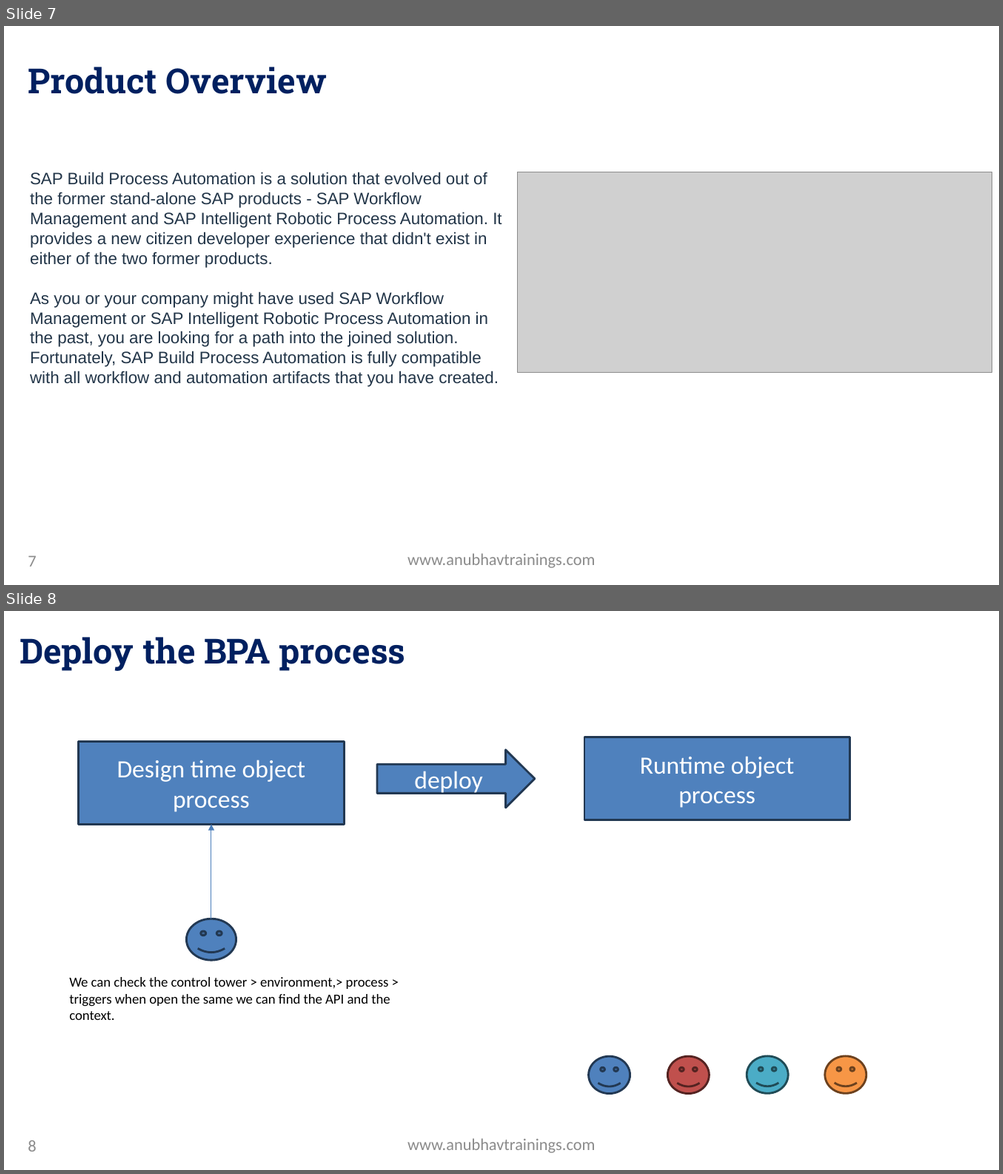
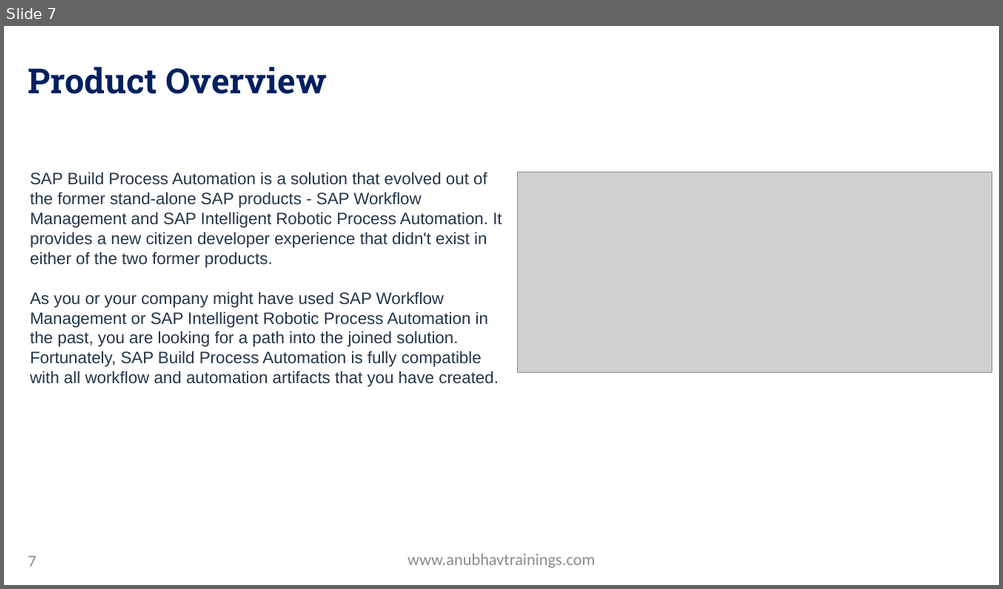
Before and after one commit to soyuztechnologies/SAP_BTP_Build_Apps_Training, a slide deck: Day 8/Day 8 -Build Apps Training.pptx. Shown one above the other, each under a label of ours: slides 7 and 8 before the commit, slide 7 after it. The pictures are 1003x1174 and 1003x589 pixels, drawn with LibreOffice and Linux fonts; fonts in the diff are those of the drawing; grey boxes stand for pictures; background and template pictures are left out. Boxes give left, top, right and bottom in pixels: in the first picture for what was removed or moved away, otherwise in the second. Text is boxed around its words. In the diff, an @@ line names an element or a change of style, - is before the commit and + after.

```diff
--- a/Day 8/Day 8 -Build Apps Training.pptx
+++ b/Day 8/Day 8 -Build Apps Training.pptx
@@ slide 8 removed at (4,611,999,1170), background picture (left out) @@
@@ title removed at (20,637,406,671) @@
-Deploy the BPA process
@@ rectangle removed at (79,741,344,824) @@
-Design time object
-process
@@ rectangle removed at (584,737,849,820) @@
-Runtime object
-process
@@ right arrow removed at (377,750,535,808) @@
-deploy
@@ arrow removed from (211, 919) to (211, 824) @@
@@ smiley face removed at (186,919,236,961) @@
@@ text removed at (69,977,390,1020) @@
-We can check the control tower > environment,> process > triggers when open the same we can find the API and the context.
@@ smiley face removed at (588,1056,630,1093) @@
@@ smiley face removed at (667,1056,709,1093) @@
@@ smiley face removed at (746,1056,788,1093) @@
@@ smiley face removed at (825,1056,867,1093) @@
@@ page number removed at (28,1141,36,1152) @@
-8
@@ text removed at (407,1139,595,1153) @@
-www.anubhavtrainings.com
```
Also in this commit, not shown: 6 other slides removed, 3 other files.
